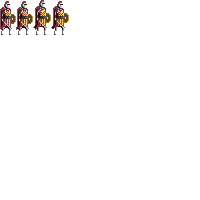
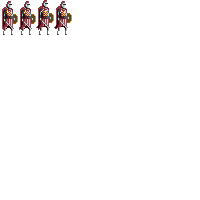
Two versions of the same layered image (200 × 200). Layer-by-layer changes:
painted on "Layer" over [0, 0, 72, 35]
